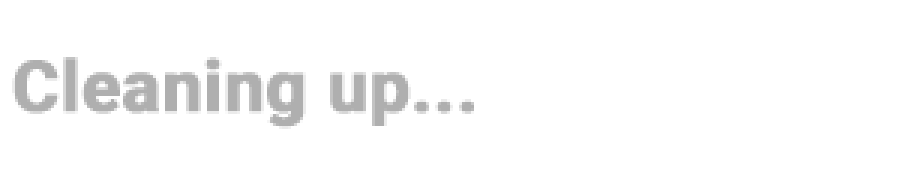
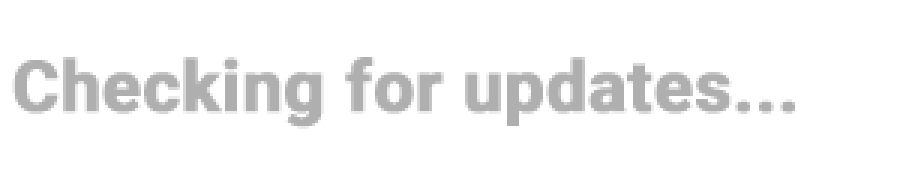
Layer changes from the first w=900, h=180 image to the second:
renamed "Cleaning up..." to "Checking for updates...", painted on it over [63, 57, 795, 129]
